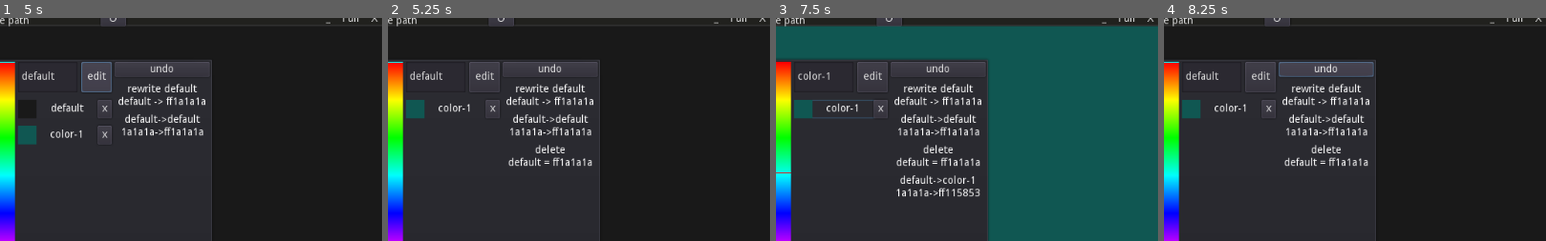
Above: before the commit, frames 1-4 (left to right).
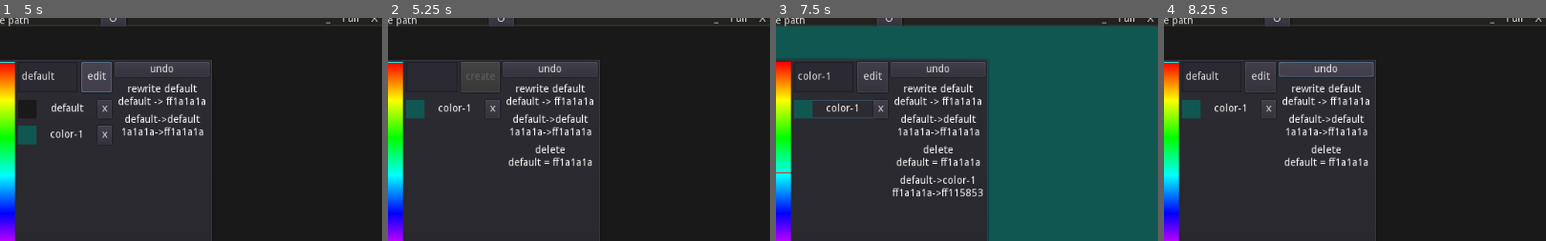
Above: after the commit, the same moments.

Repository: hpn33/manga-reader-by-godot-
Game: Godot game, scene res://scene/Main.tscn
Same seed, same stepped clock (60 frames per second), same inputs: the game is played once before the commit and once after it.
Inputs (mouse positions are % of the whole screen's width and height, from its top left):
- Up to frame 1 (5 s): click "choise image path" at 0.5 s; click "O" at 1.25 s; click "_" at 2 s; click "Full" at 2.75 s; click "Option" at 3.5 s; click "edit" at 4.25 s
- Up to frame 2 (5.25 s): click "x" at 5 s
- Up to frame 3 (7.5 s): click (51, 64) at 5.75 s; click "HSV" at 6.5 s; click (58, 22) at 7.25 s
- Up to frame 4 (8.25 s): click "undo" at 8 s
The pictures show only the part of the screen within x 50-100%, y 1-51%; the shares and areas given below are measured in that part.

Frame 1 is identical in both runs. In frame 2, 0.4% of the frame differs, in the area x 5-28%, y 19-34%; in frame 3, 0.6%, in the area x 30-55%, y 76-81%; in frame 4, nothing differs.
Error in both runs: Trying to assign value of type 'MenuButton' to a variable of type 'Label'. (res://scene/ui/TitleBar/TitleBar.gd:3)

Commit message:
Update ColorPicker.gd
- fix title of edit btn
- fix title responsablity

Diff:
--- a/object/ColorPicker/ColorPicker.gd
+++ b/object/ColorPicker/ColorPicker.gd
@@ -84,8 +84,6 @@
 			done = true
 			# update color
 			update_color([title, code])
-
-			check_button_title()
 			break
 
 	if not done:
@@ -133,6 +131,10 @@
 	else:
 		color_btn.text = 'create'
 
+
+
+
+
 func active_color(_color, add_action := true):
 	set_current_color(_color[0], _color[1], add_action)
 
@@ -141,13 +143,17 @@
 
 	colors.append(_color[0], _color[1])
 
+
 	if add_action:
 		action_list.create(_color)
-		action_list.active([current_color_title, current_color_code], _color)
+
+	set_current_color(_color[0], _color[1], add_action)
 
 	save_colors()
 
 	color_list.re_add()
+
+	check_button_title()
 
 
 func delete_color(_color, add_action := true):
@@ -160,25 +166,35 @@
 	if add_action:
 		action_list.delete(_color)
 
+
 	save_colors()
 
 	color_list.re_add()
 
+	color_title.text = ''
+	check_button_title()
+
 
 func update_color(_color, add_action := true):
 
 	colors.set(_color[0], _color[1])
 
+
 	if add_action:
 		var old_color = [current_color_title, current_color_code]
 
 		action_list.rewrite(old_color, _color)
-		action_list.active(old_color, _color)
-
+
+	set_current_color(_color[0], _color[1], add_action)
 
 	save_colors()
 
 	color_list.re_add()
+
+	check_button_title()
+
+
+
 
 
 
